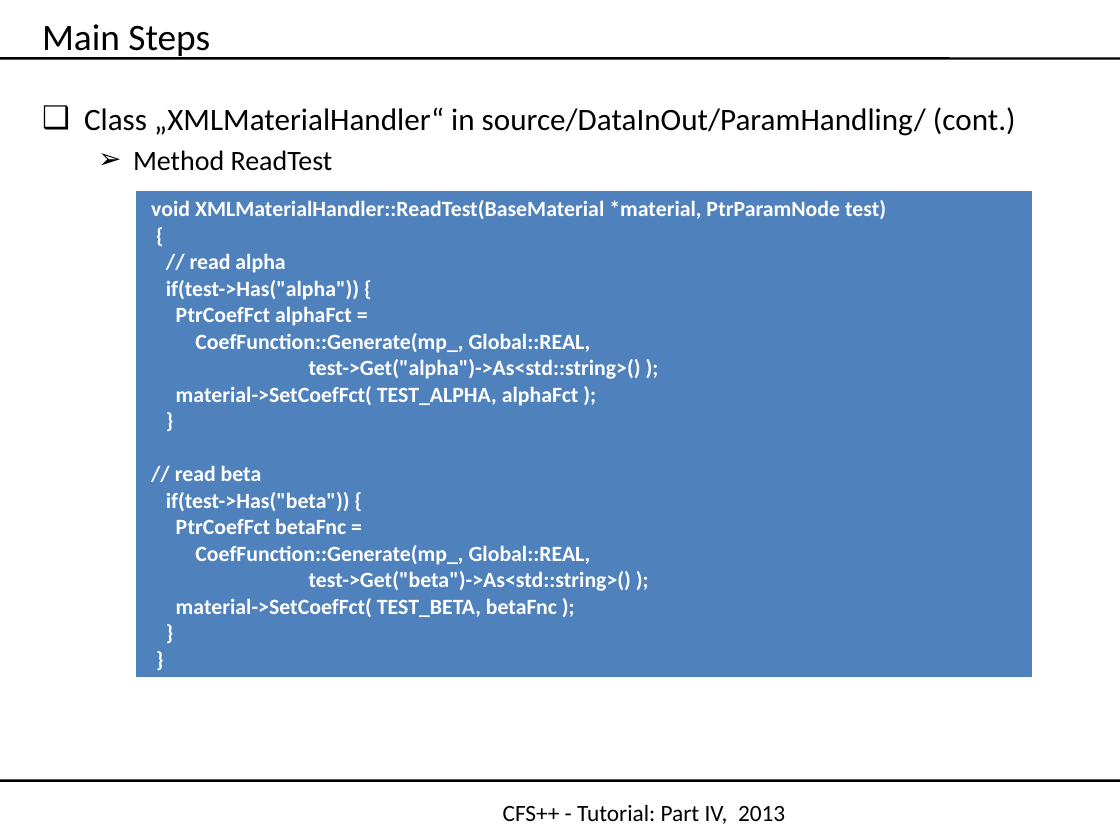
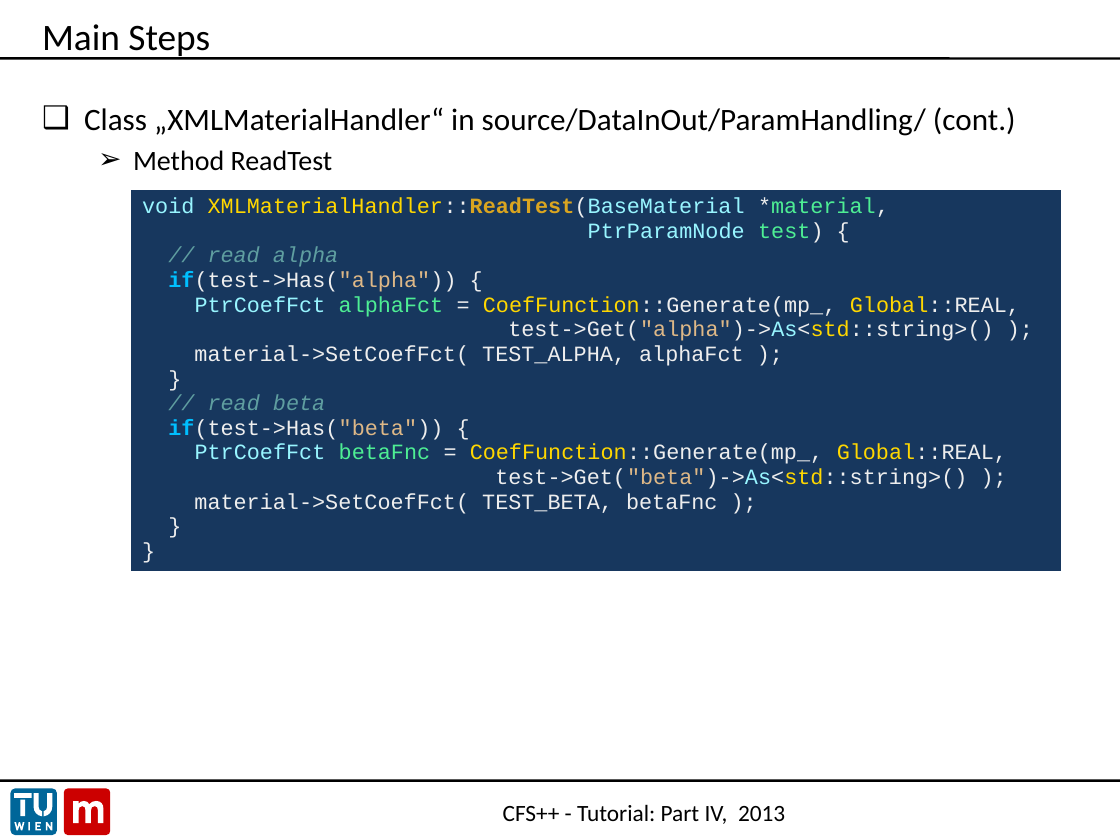
Before and after one commit to openCFS/cfs, a slide deck: slide 19 of share/doc/tutorial/CFS++_NewPDE.pptx. Drawn at 1120x840 pixels with LibreOffice and Linux fonts; fonts in the diff are those of the drawing; background and template pictures are left out. Boxes give left, top, right and bottom in pixels: in the first picture for what was removed or moved away, otherwise in the second. Text is boxed around its words. In the diff, an @@ line names an element or a change of style, - is before the commit and + after.

```diff
--- a/share/doc/tutorial/CFS++_NewPDE.pptx
+++ b/share/doc/tutorial/CFS++_NewPDE.pptx
@@ table at bbox=[131, 189, 1062, 592] @@
@@ row 1, column 1: "void XMLMaterialHandler::ReadTest(BaseMaterial *material, PtrParamNode test) / { / // read alpha / if(test->Has("alpha")) { / PtrCoefFct alphaFct = / CoefFunction::Generate(mp_, Global::REAL, / test->Get("alpha")->As<std::string>() ); / material->SetCoefFct( TEST_ALPHA, alphaFct ); / } / // read beta / if(test->Has("beta")) { / PtrCoefFct betaFnc = / CoefFunction::Generate(mp_, Global::REAL, / test->Get("beta")->As<std::string>() ); / material->SetCoefFct( TEST_BETA, betaFnc ); / } / }" to "void XMLMaterialHandler::ReadTest(BaseMaterial *material, / PtrParamNode test) { / // read alpha / if(test->Has("alpha")) { / PtrCoefFct alphaFct = CoefFunction::Generate(mp_, Global::REAL, / test->Get("alpha")->As<std::string>() ); / material->SetCoefFct( TEST_ALPHA, alphaFct ); / } / // read beta / if(test->Has("beta")) { / PtrCoefFct betaFnc = CoefFunction::Generate(mp_, Global::REAL, / test->Get("beta")->As<std::string>() ); / material->SetCoefFct( TEST_BETA, betaFnc ); / } / }" @@
@@ fill #4F81BD to #17375E in row 1, column 1 @@
@@ borders changed @@
@@ table: place and size @@
-table at bbox=[136, 190, 1034, 672]
+table at bbox=[131, 189, 1062, 592]
@@ group added at bbox=[10, 788, 110, 836]: 12 freeform shapes @@
```
Also in this commit, not shown: 23 other slides changed, 1 slide added, 9 other files.
